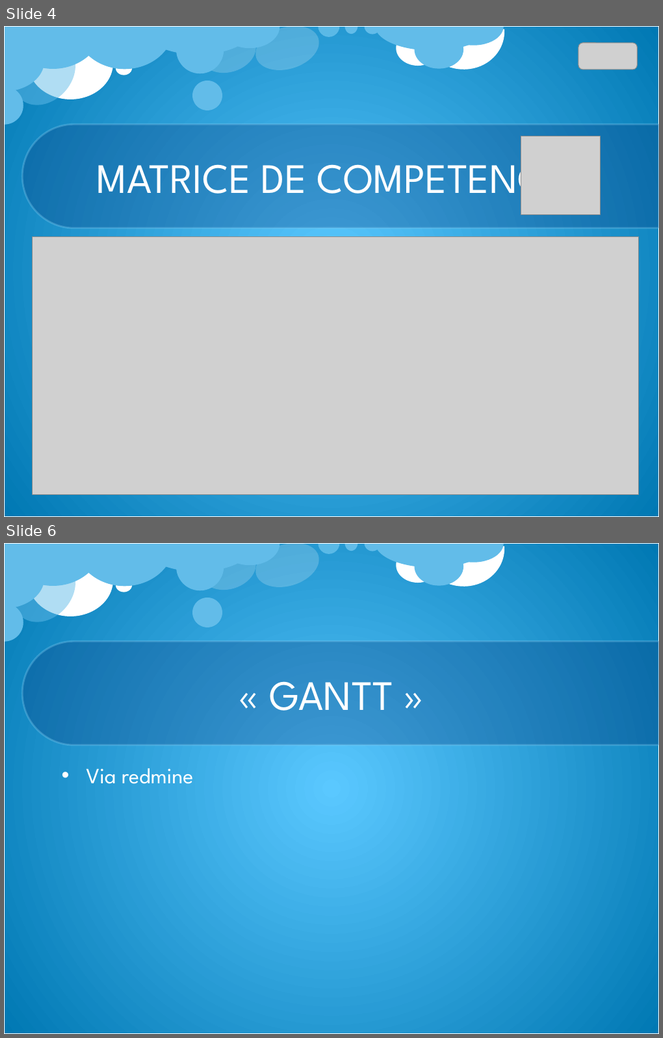
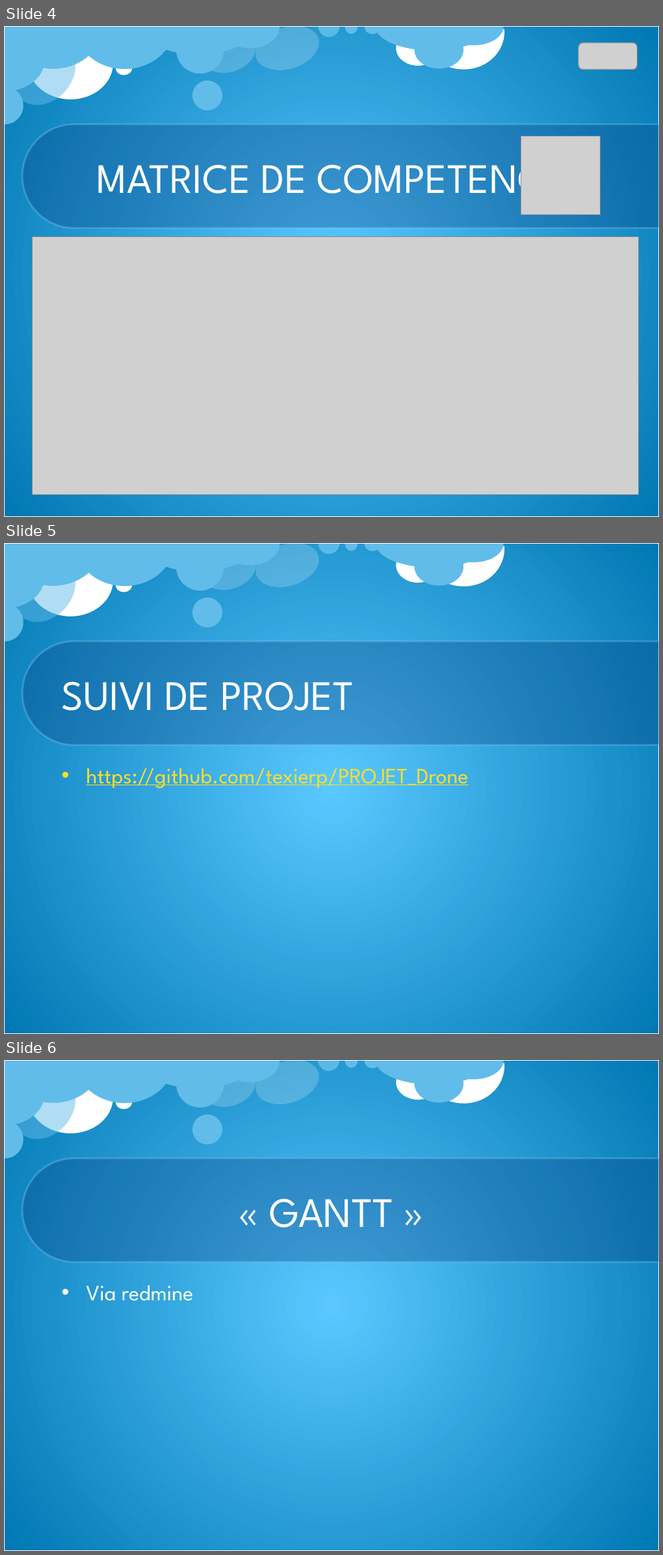
Before and after one commit to Qt-Widgets/PROJET_Drone, a slide deck: cr/CR_lundi_23_09_13.pptx. Shown one above the other, each under a label of ours: slides 4 and 6 before the commit, slides 4, 5 and 6 after it; the slides between them are not shown. The pictures are 663x1038 and 663x1555 pixels, drawn with LibreOffice and Linux fonts; fonts in the diff are those of the drawing; grey boxes stand for pictures; background and template pictures are left out. Boxes give left, top, right and bottom in pixels: in the first picture for what was removed or moved away, otherwise in the second. Text is boxed around its words. In the diff, an @@ line names an element or a change of style, - is before the commit and + after.

```diff
--- a/cr/CR_lundi_23_09_13.pptx
+++ b/cr/CR_lundi_23_09_13.pptx
@@ slide 5 added at box(4, 543, 659, 1034), background picture (left out); not listed: 23 template elements that a slide beside it also shows @@
@@ title added at box(62, 681, 354, 711), 46 pt, text #FFFFFF @@
+SUIVI DE PROJET
@@ text added at box(86, 768, 468, 789), 24 pt, text #FFDE26, underline @@
+• https://github.com/texierp/PROJET_Drone
```
Also in this commit, not shown: 2 slides changed, 3 other slides added, 1 slide removed, 1 other file.
